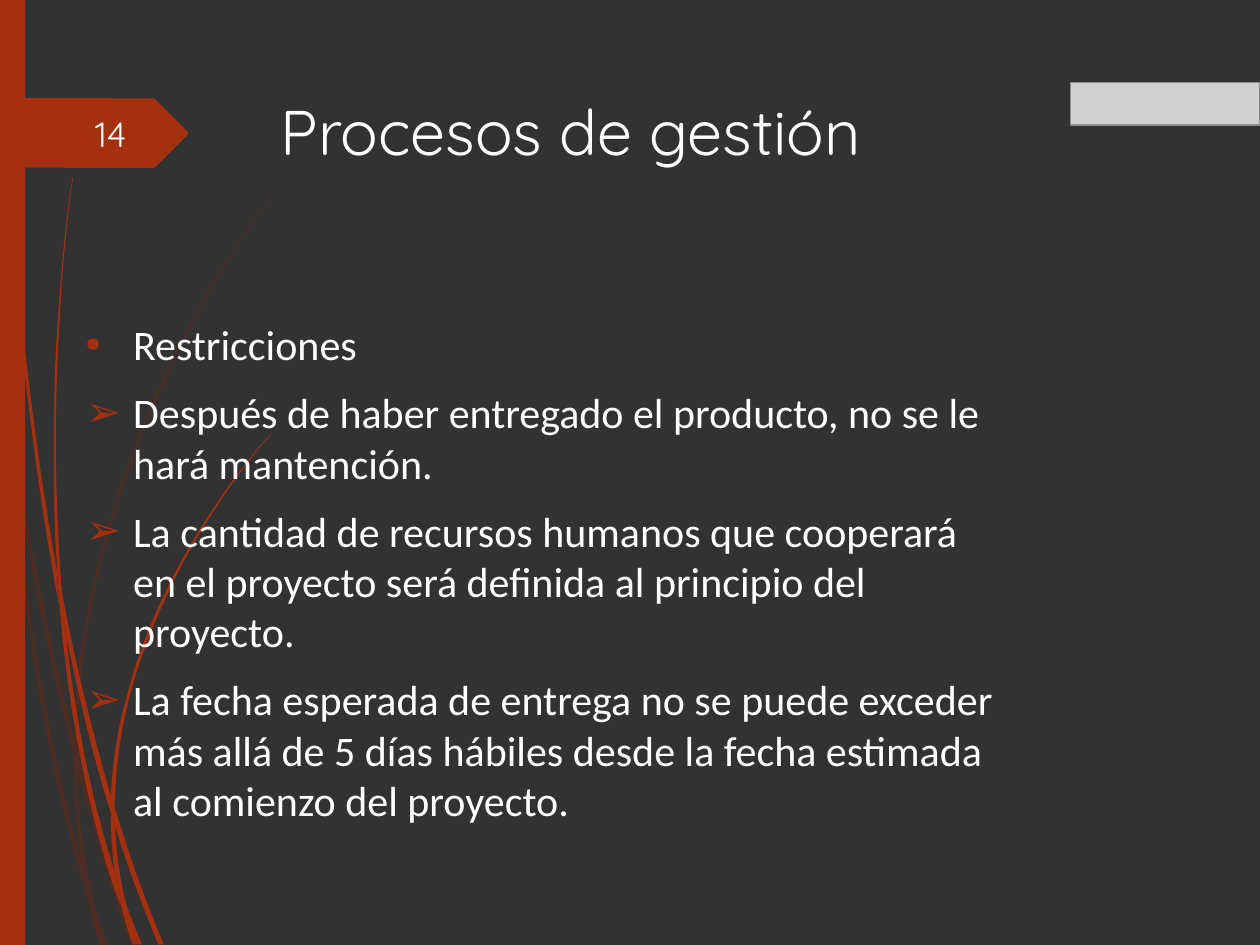
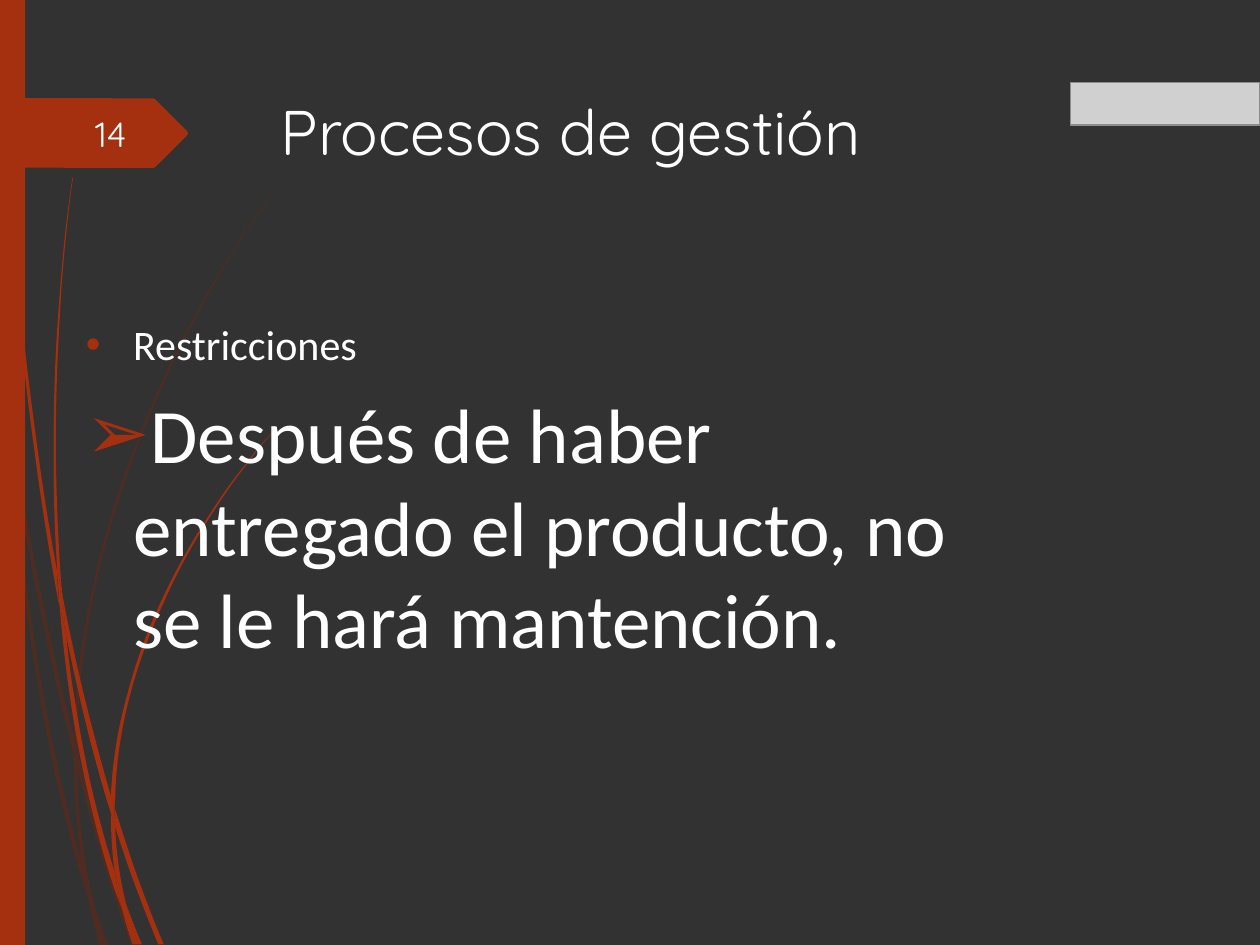
Before and after one commit to portafolio2016/hipocrates, a slide deck: slide 14 of docs/plan-de-proyecto/ppt-iteracion1.pptx. Drawn at 1260x945 pixels with LibreOffice and Linux fonts; fonts in the diff are those of the drawing; grey boxes stand for pictures. Boxes give left, top, right and bottom in pixels: in the first picture for what was removed or moved away, otherwise in the second. Text is boxed around its words. In the diff, an @@ line names an element or a change of style, - is before the commit and + after.

Commit message:
Fix restriccion

```diff
--- a/docs/plan-de-proyecto/ppt-iteracion1.pptx
+++ b/docs/plan-de-proyecto/ppt-iteracion1.pptx
@@ text at (x1=133, y1=409, x2=946, y2=666): size 24 to 44 pt in "Después de haber entregado el producto, no ..." @@
@@ text at (x1=133, y1=512, x2=993, y2=823): paragraphs removed @@
-➢ La cantidad de recursos humanos que cooperará en el proyecto será definida al principio del proyecto.
-➢ La fecha esperada de entrega no se puede exceder más allá de 5 días hábiles desde la fecha estimada al comienzo del proyecto.
```
